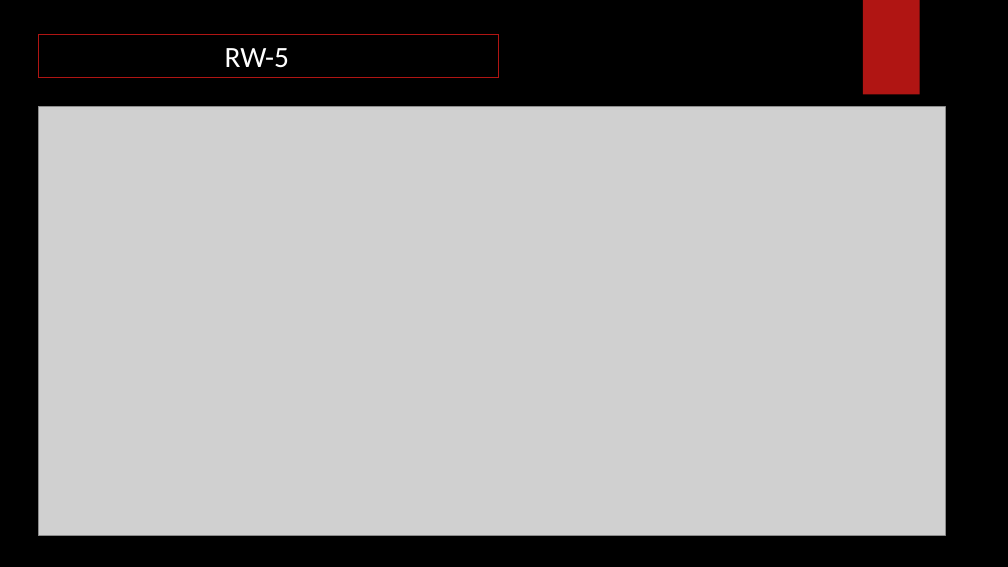
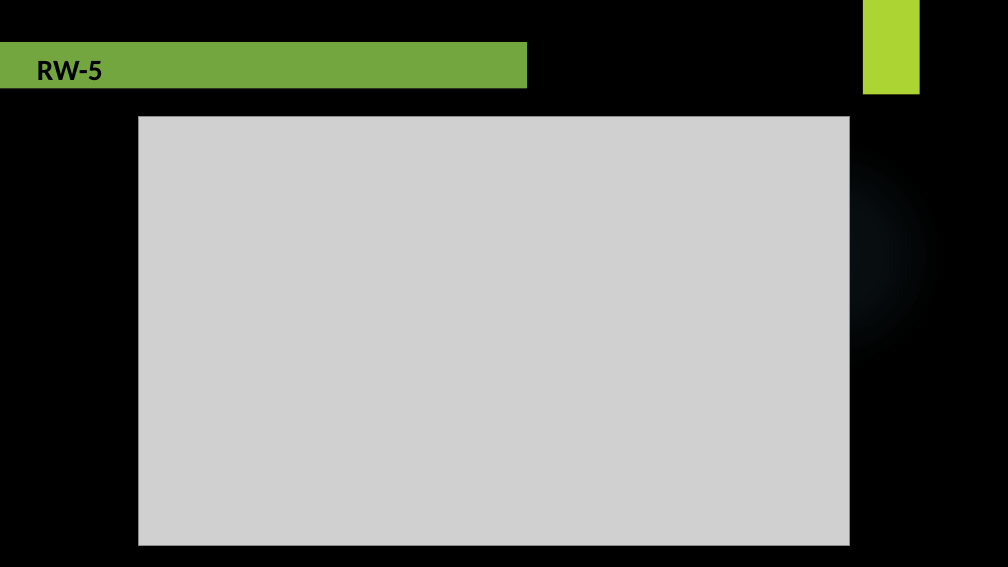
Before and after one commit to KeinOhrHasen/FormatStandardify, a slide deck: slide 8 of files/Doc/main.pptx. Drawn at 1008x567 pixels with LibreOffice and Linux fonts; fonts in the diff are those of the drawing; grey boxes stand for pictures; background and template pictures are left out. Boxes give left, top, right and bottom in pixels: in the first picture for what was removed or moved away, otherwise in the second. Text is boxed around its words. In the diff, an @@ line names an element or a change of style, - is before the commit and + after.

```diff
--- a/files/Doc/main.pptx
+++ b/files/Doc/main.pptx
@@ rectangle at (x1=863, y1=0, x2=920, y2=95): fill #B01513 to #ACD433 @@
@@ rectangle "RW-5" resized from (x1=38, y1=34, x2=498, y2=77) to (x1=0, y1=42, x2=527, y2=88) @@
@@ rectangle "RW-5" at (x1=0, y1=42, x2=527, y2=88): text colour #FFFFFF to #000000, bold on; alignment left to justified; indent changed; line spacing 1 to 1.15; fill #000000 at 50% opacity to #92D050 at 80% opacity; outline #B01513 0.75 pt to none @@
@@ picture resized from (x1=38, y1=107, x2=945, y2=536) to (x1=139, y1=116, x2=850, y2=546) @@
@@ ellipse at (x1=712, y1=138, x2=944, y2=371): fill gradient #50B9C1 to gradient #7AC4F0 @@
```
Also in this commit, not shown: 9 other slides changed, 5 slides added, 2 slides removed.
